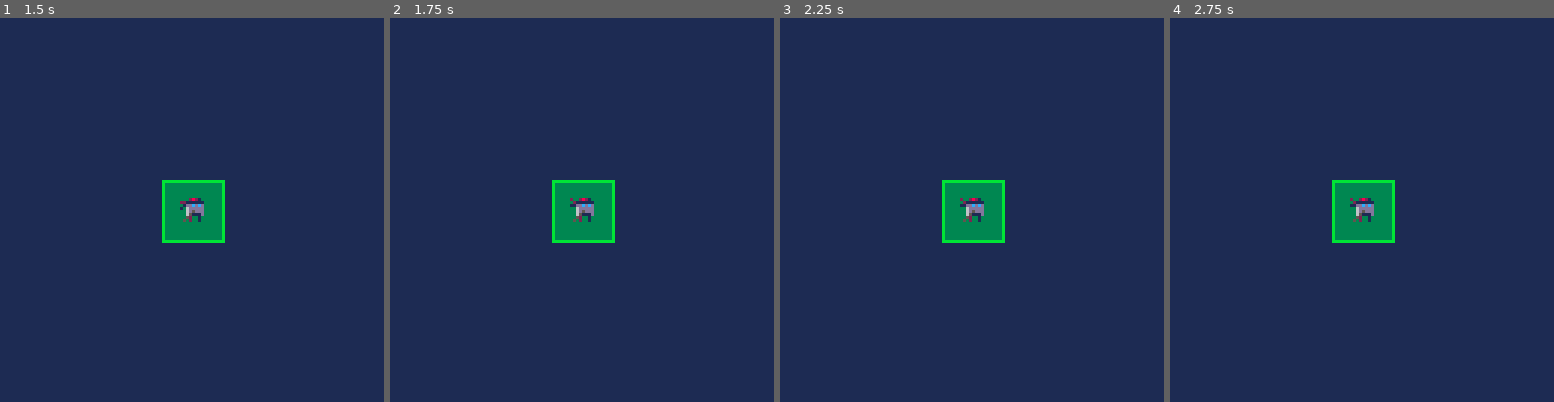
Above: before the commit, frames 1-4 (left to right).
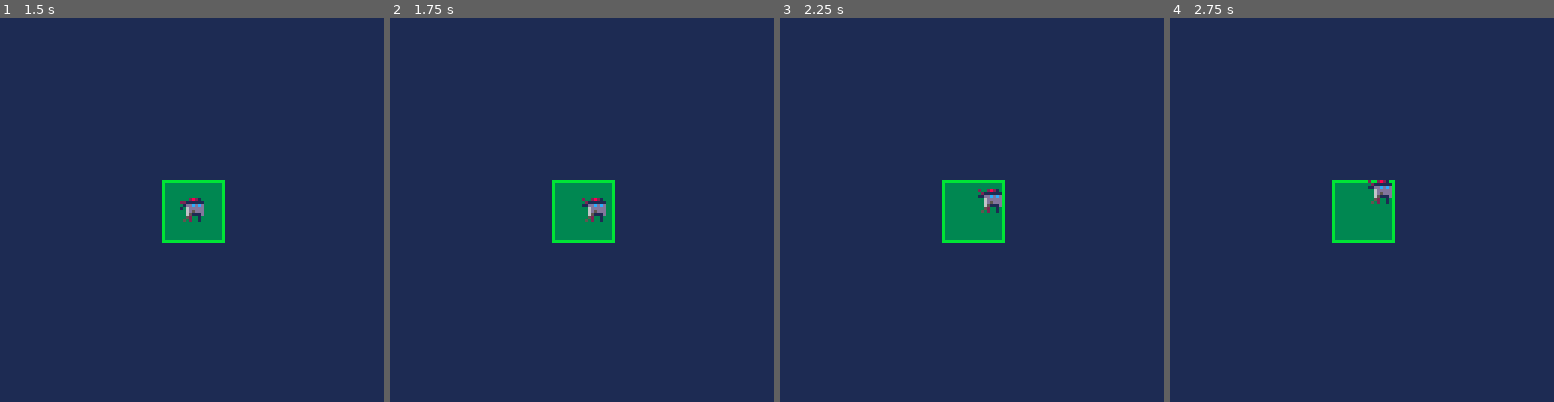
Above: after the commit, the same moments.

Repository: zothynine/toyboxjam
Game: PICO-8 cartridge abduction_center.p8
Same seed, same stepped clock (60 frames per second), same inputs: the game is played once before the commit and once after it.
Inputs:
- Up to frame 1 (1.5 s): tap X (X key) at 0.33, 1.07 s
- Up to frame 2 (1.75 s): hold Right from 1.6 s (still down)
- Up to frame 3 (2.25 s): tap X (X key) at 1.85 s; release Right at 2.1 s; hold Up from 2.15 s (still down)
- Up to frame 4 (2.75 s): release Up at 2.42 s; hold Right from 2.47 s (still down)

Frame 1 is identical in both runs. In frame 2, 0.4% of the frame differs, in the area x 46-57%, y 46-54%; in frame 3, 0.5%, in the area x 46-58%, y 44-54%; in frame 4, 0.5%.

Commit message:
Player movement

Diff:
--- a/abduction_center.p8
+++ b/abduction_center.p8
@@ -27,7 +27,8 @@
     h=8,
     idle={128,129},
     ai=1, --animation index
-    si=0 --sprite index
+    si=0,--sprite index
+    spd=0.5, --player speed
   }
 end
 
@@ -94,7 +95,12 @@
 
 function drw_player(s)
   local _p=player
+  local _z=zone
   spr(_p.si,_p.x-_p.w/2,_p.y-_p.h/2)
+  if(btn(0) and _p.x-_p.w/2>_z.x-_z.r)_p.x-=_p.spd
+  if(btn(1) and _p.x+_p.w/2<_z.x+_z.r)_p.x+=_p.spd
+  if(btn(2) and _p.y-_p.h/2>_z.y-_z.r)_p.y-=_p.spd
+  if(btn(3) and _p.y+_p.h/2<_z.y+_z.r)_p.y+=_p.spd
 end
 
 
